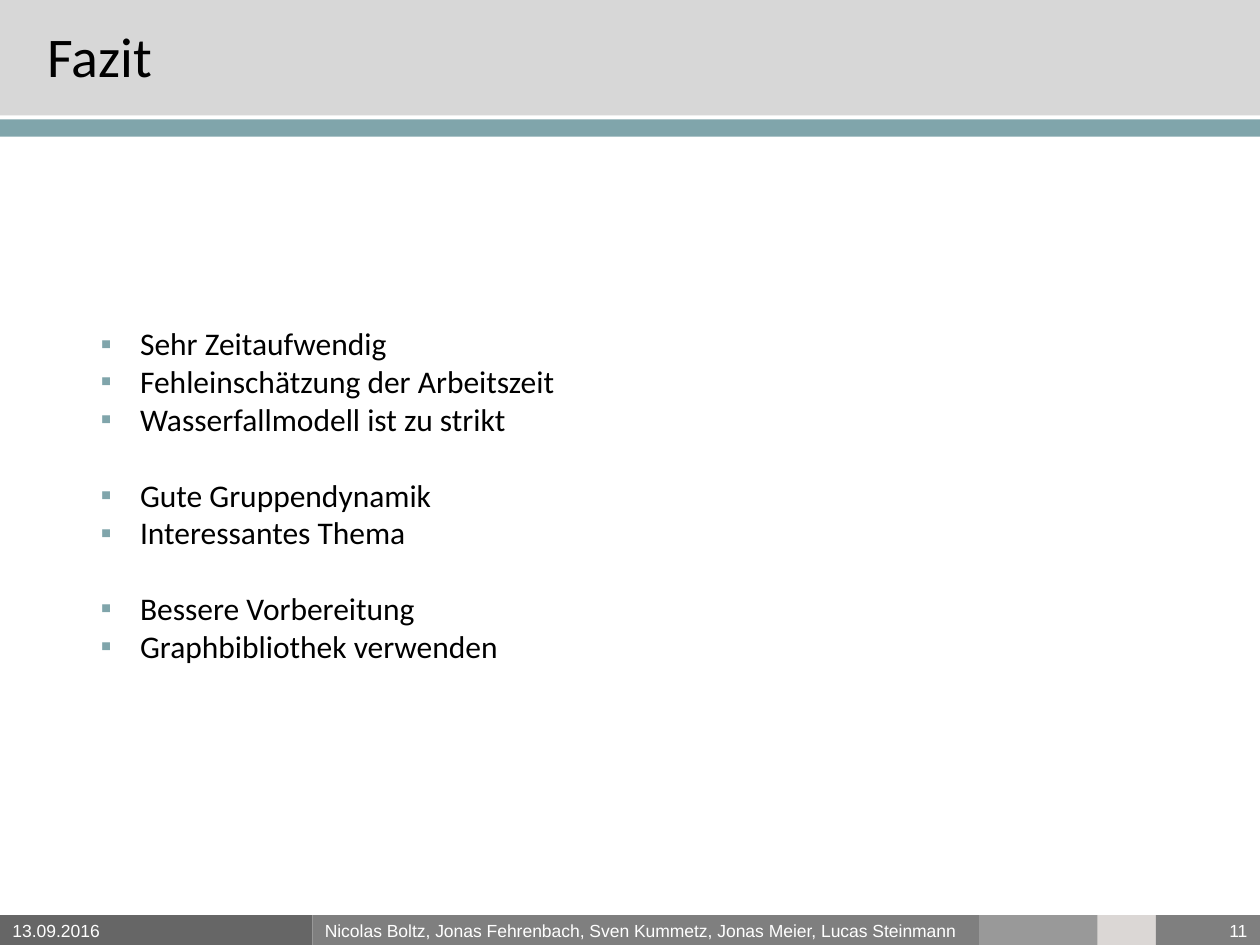
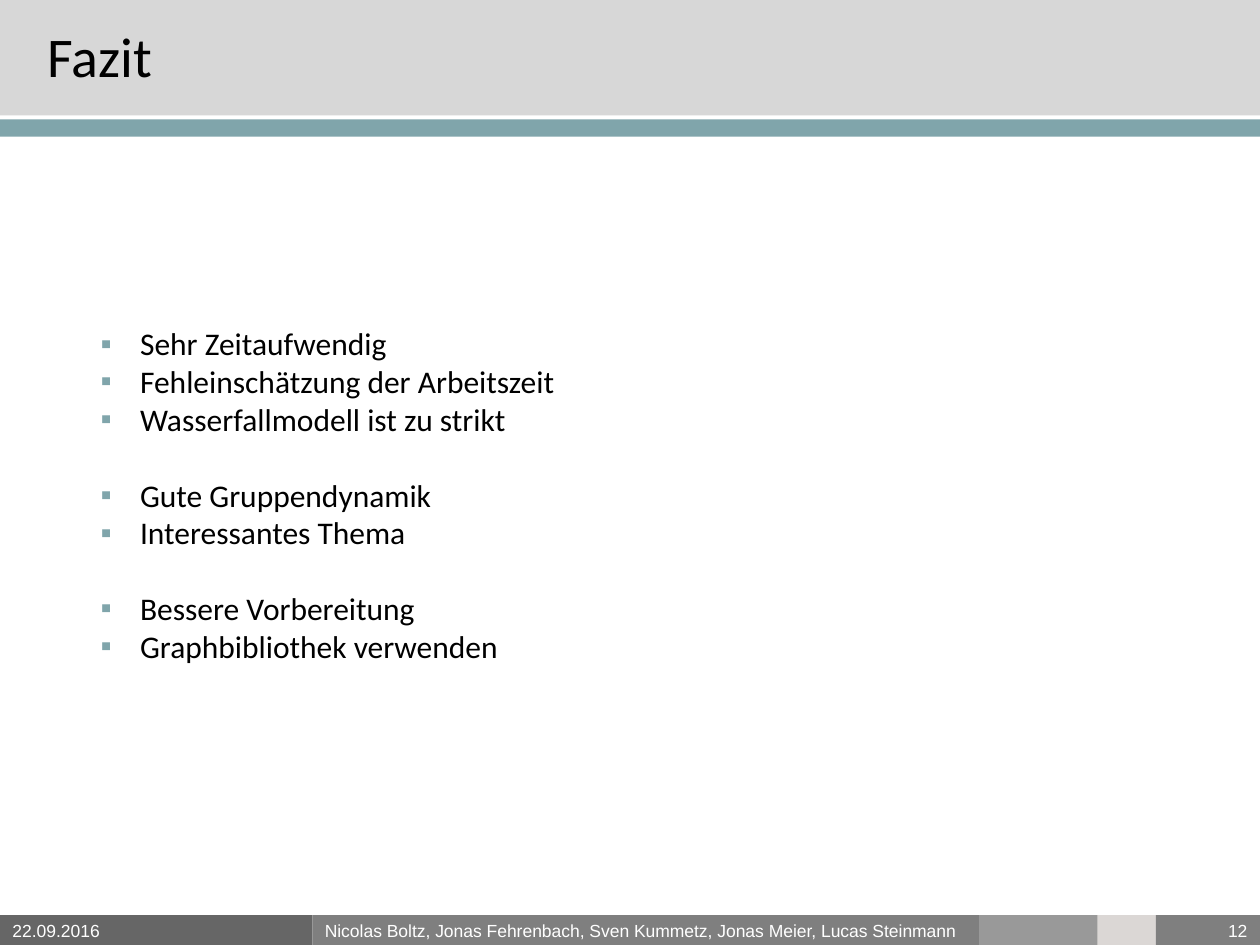
Before and after one commit to PSEProgrammgraphen/PSEDokumente, a slide deck: slide 12 of final/presentation.pptx (slide 11 before the commit). Drawn at 1260x945 pixels with LibreOffice and Linux fonts; fonts in the diff are those of the drawing; background and template pictures are left out. Boxes give left, top, right and bottom in pixels: in the first picture for what was removed or moved away, otherwise in the second. Text is boxed around its words. In the diff, an @@ line names an element or a change of style, - is before the commit and + after.

```diff
--- a/final/presentation.pptx
+++ b/final/presentation.pptx
@@ text in rectangle at (12,925,99,937): text changed @@
-13.09.2016
+22.09.2016
@@ page number at (1228,925,1247,937): text changed @@
-11
+12
```
Also in this commit, not shown: 10 other slides changed, 1 slide added, 3 other files.
